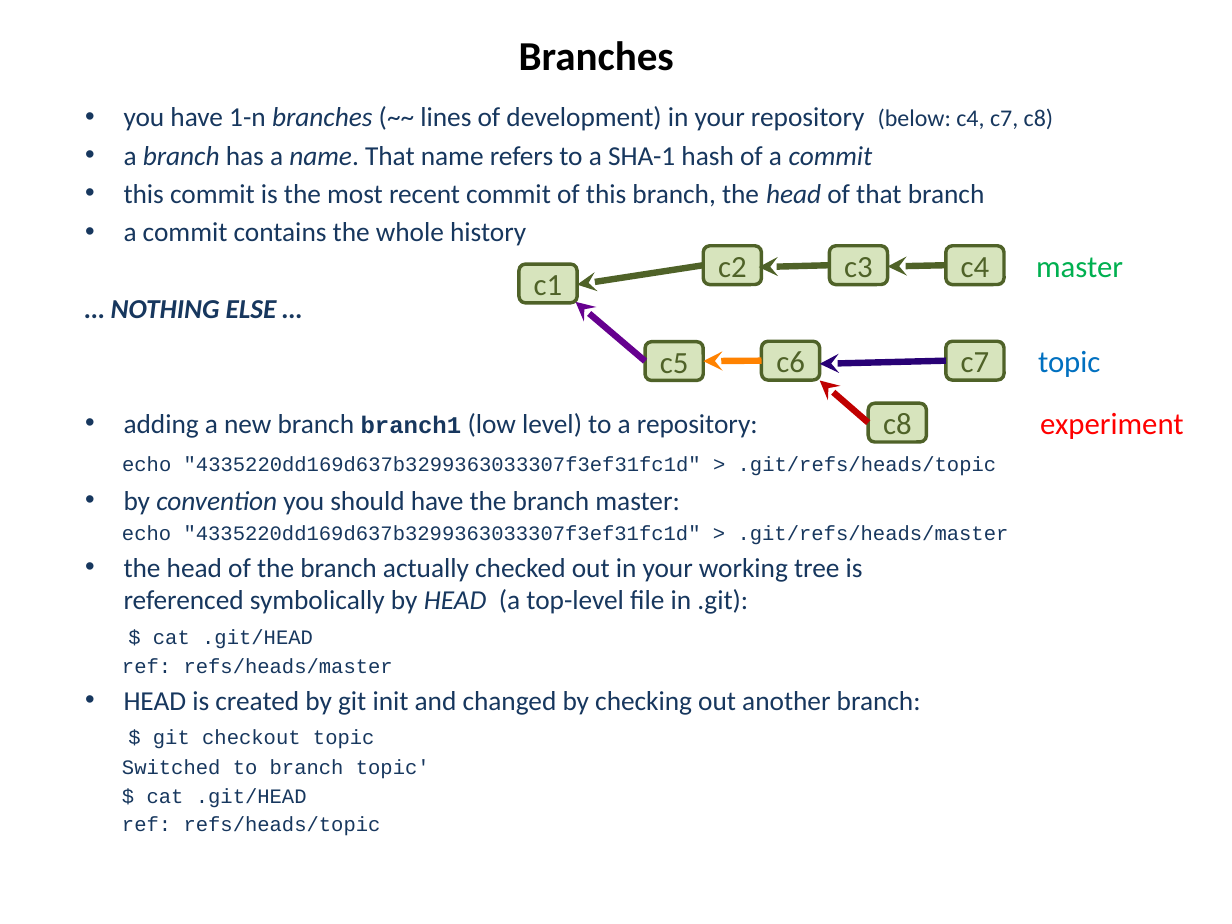
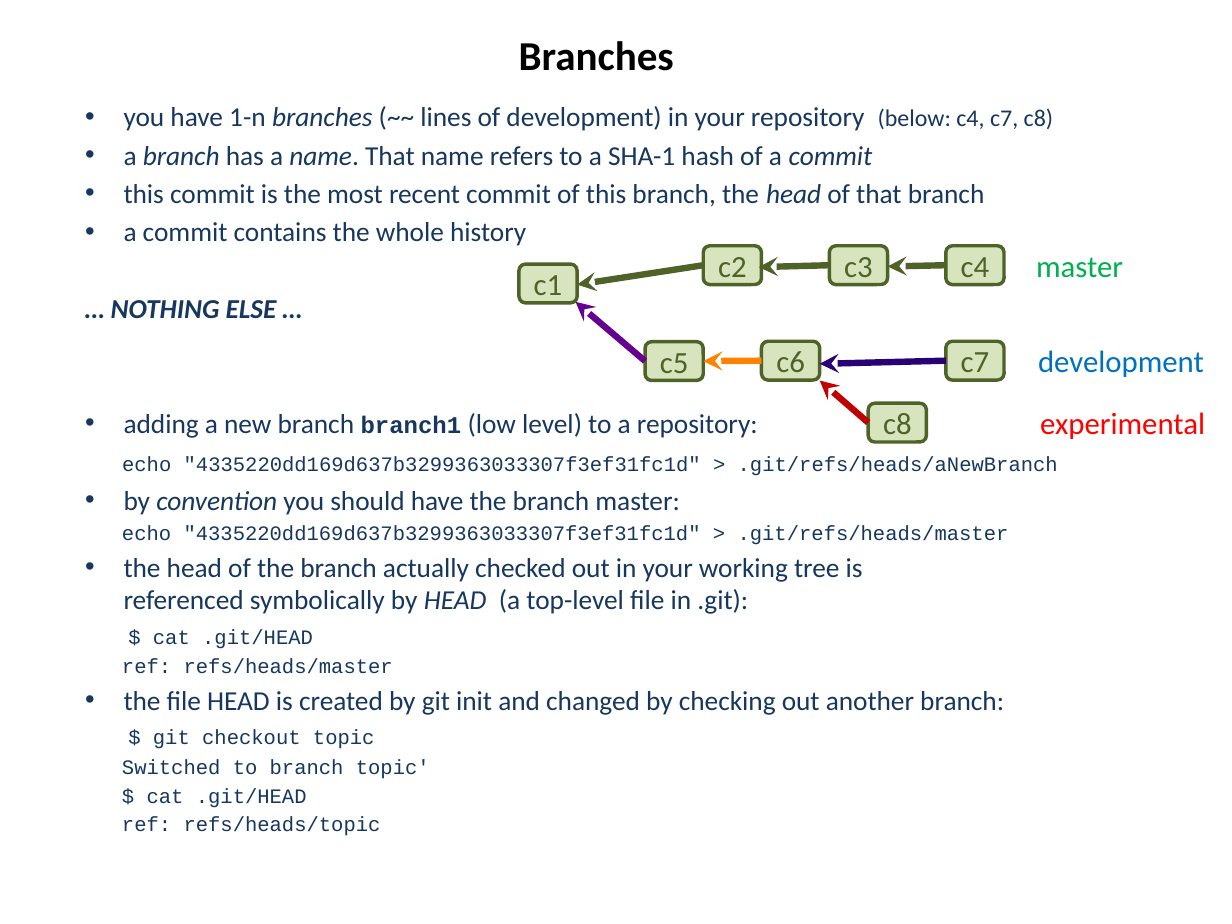
Before and after one commit to hanbei/git_tutorial, a slide deck: slide 14 of architektur.pptx. Drawn at 1232x924 pixels with LibreOffice and Linux fonts; fonts in the diff are those of the drawing. Boxes give left, top, right and bottom in pixels: in the first picture for what was removed or moved away, otherwise in the second. Text is boxed around its words. In the diff, an @@ line names an element or a change of style, - is before the commit and + after.

```diff
--- a/architektur.pptx
+++ b/architektur.pptx
@@ text at box(1038, 350, 1204, 377): text changed @@
-topic
+development
@@ text at box(1040, 412, 1205, 439): text changed @@
-experiment
+experimental
@@ subtitle at box(122, 457, 1058, 476): text changed @@
-echo "4335220dd169d637b3299363033307f3ef31fc1d" > .git/refs/heads/topic
+echo "4335220dd169d637b3299363033307f3ef31fc1d" > .git/refs/heads/aNewBranch
@@ subtitle at box(124, 691, 1004, 715): text changed @@
-• HEAD is created by git init and changed by checking out another branch:
+• the file HEAD is created by git init and changed by checking out another branch:
```
Also in this commit, not shown: 11 other slides changed.
